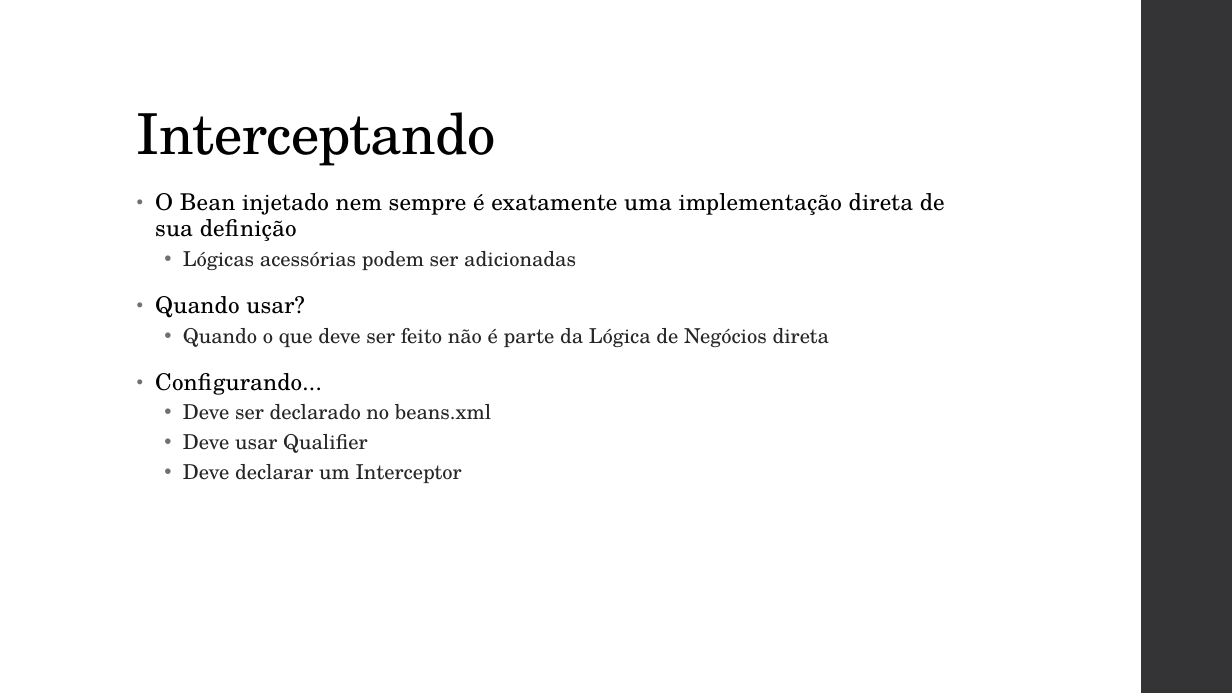
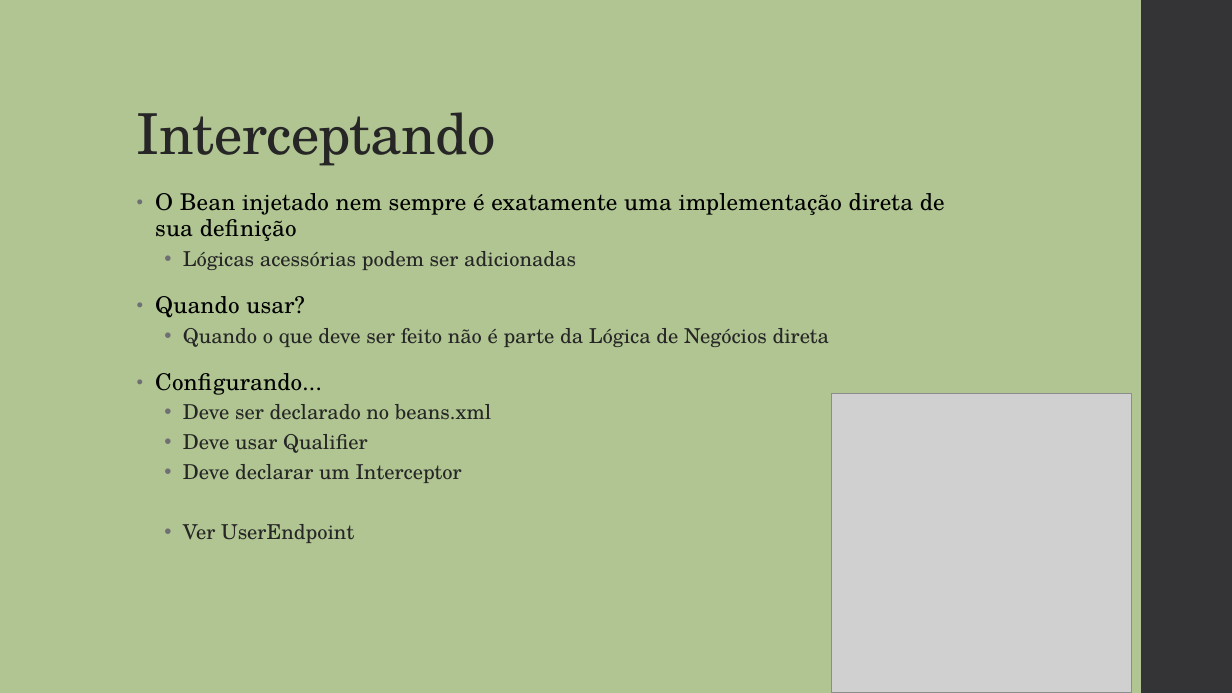
Before and after one commit to vepo/cdi-tutorial, a slide deck: slide 23 of resource/Java CDI.pptx (slide 22 before the commit). Drawn at 1232x693 pixels with LibreOffice and Linux fonts; fonts in the diff are those of the drawing; grey boxes stand for pictures. Boxes give left, top, right and bottom in pixels: in the first picture for what was removed or moved away, otherwise in the second. Text is boxed around its words. In the diff, an @@ line names an element or a change of style, - is before the commit and + after.

```diff
--- a/resource/Java CDI.pptx
+++ b/resource/Java CDI.pptx
@@ background #FFFFFF to #B0C592 @@
@@ title "Interceptando" at (x1=137, y1=112, x2=496, y2=166): text colour #000000 to #262626 @@
@@ picture added at (x1=832, y1=394, x2=1131, y2=693) @@
@@ text at (x1=183, y1=524, x2=354, y2=543): paragraph added @@
+  • Ver UserEndpoint
```
Also in this commit, not shown: 23 other slides changed, 4 slides added, 6 other files.
